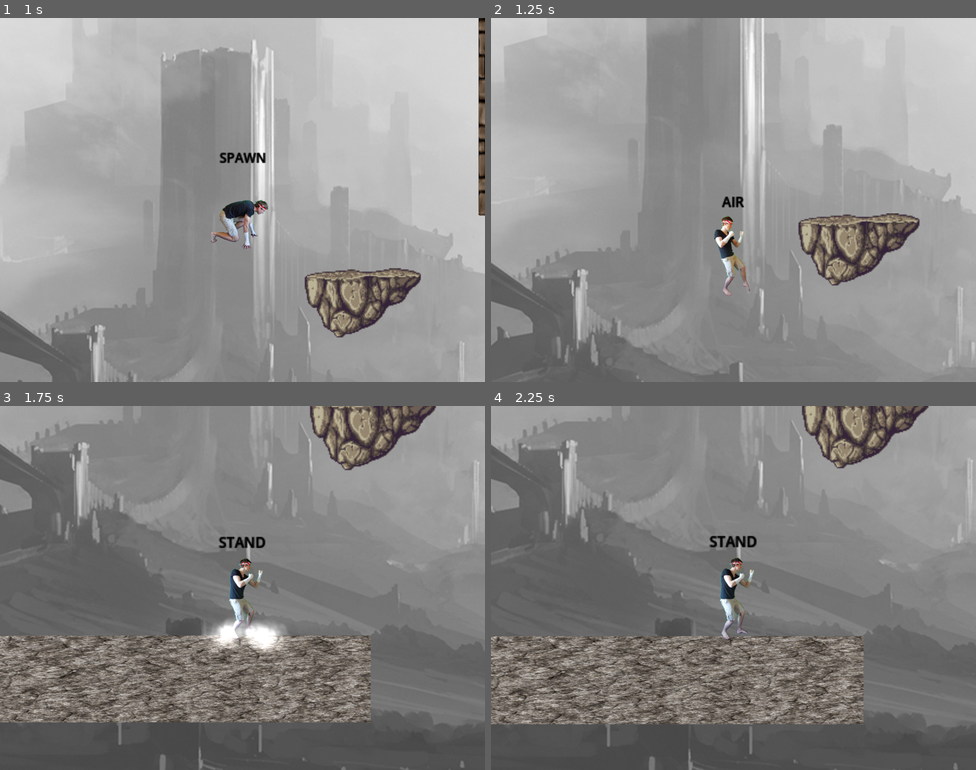
Above: before the commit, frames 1-4 (two rows, left to right).
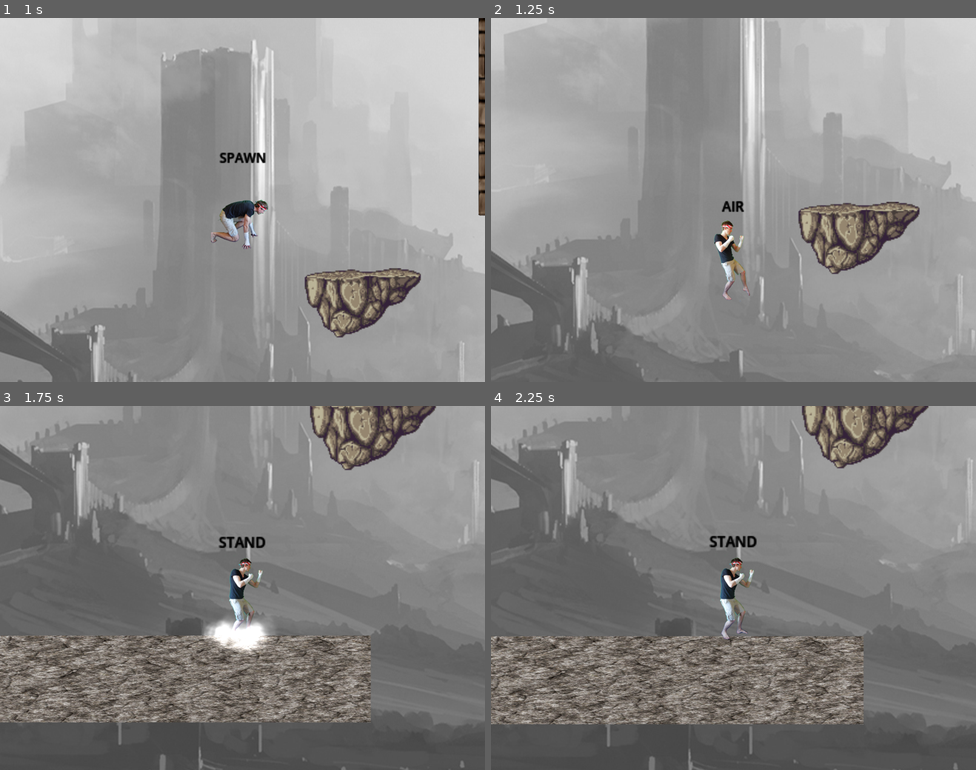
Above: after the commit, the same moments.

Repository: Rolleander/smash
Game: Godot game, scene res://stages/test/test_stage.tscn
Same seed, same stepped clock (60 frames per second), same inputs: the game is played once before the commit and once after it.
Inputs:
- Up to frame 1 (1 s): no input
- Up to frame 2 (1.25 s): no input
- Up to frame 3 (1.75 s): no input
- Up to frame 4 (2.25 s): no input

Frame 1 is identical in both runs. In frame 2, 6.9% of the frame differs, in the area x 0-100%, y 0-100%; in frame 3, 0.9%; in frame 4, nothing differs.

Commit message:
update

Diff:
--- /dev/null
+++ b/effects/wall_bounce.tscn
@@ -0,0 +1,89 @@
+[gd_scene load_steps=8 format=3 uid="uid://5870qt31ffov"]
+
+[ext_resource type="Script" uid="uid://dg8pacsfxaj2o" path="res://effects/v_effect.gd" id="1_af1rv"]
+[ext_resource type="Texture2D" uid="uid://d04fx76qsw5l1" path="res://effects/assets/common/ptc_cmn_flashD01.png" id="2_af1rv"]
+[ext_resource type="AudioStream" uid="uid://dblmssgi15nho" path="res://sounds/fx/Floor Hit.wav" id="3_ahak7"]
+
+[sub_resource type="CanvasItemMaterial" id="CanvasItemMaterial_r1xo2"]
+blend_mode = 1
+
+[sub_resource type="Animation" id="Animation_yp3pf"]
+length = 0.001
+tracks/0/type = "value"
+tracks/0/imported = false
+tracks/0/enabled = true
+tracks/0/path = NodePath("PtcCmnFlashD01:scale")
+tracks/0/interp = 1
+tracks/0/loop_wrap = true
+tracks/0/keys = {
+"times": PackedFloat32Array(0),
+"transitions": PackedFloat32Array(1),
+"update": 0,
+"values": [Vector2(1, 1)]
+}
+tracks/1/type = "value"
+tracks/1/imported = false
+tracks/1/enabled = true
+tracks/1/path = NodePath("PtcCmnFlashD01:modulate")
+tracks/1/interp = 1
+tracks/1/loop_wrap = true
+tracks/1/keys = {
+"times": PackedFloat32Array(0),
+"transitions": PackedFloat32Array(1),
+"update": 0,
+"values": [Color(1, 1, 1, 1)]
+}
+
+[sub_resource type="Animation" id="Animation_1sk05"]
+resource_name = "djump"
+length = 0.5
+tracks/0/type = "value"
+tracks/0/imported = false
+tracks/0/enabled = true
+tracks/0/path = NodePath("PtcCmnFlashD01:scale")
+tracks/0/interp = 1
+tracks/0/loop_wrap = true
+tracks/0/keys = {
+"times": PackedFloat32Array(0, 0.1),
+"transitions": PackedFloat32Array(1, 1),
+"update": 0,
+"values": [Vector2(0.5, 0.5), Vector2(1, 1)]
+}
+tracks/1/type = "value"
+tracks/1/imported = false
+tracks/1/enabled = true
+tracks/1/path = NodePath("PtcCmnFlashD01:modulate")
+tracks/1/interp = 1
+tracks/1/loop_wrap = true
+tracks/1/keys = {
+"times": PackedFloat32Array(0, 0.2),
+"transitions": PackedFloat32Array(1, 1),
+"update": 0,
+"values": [Color(1, 1, 0, 1), Color(1, 1, 1, 0)]
+}
+
+[sub_resource type="AnimationLibrary" id="AnimationLibrary_wgtnm"]
+_data = {
+&"RESET": SubResource("Animation_yp3pf"),
+&"djump": SubResource("Animation_1sk05")
+}
+
+[node name="WallBounce" type="Node2D" node_paths=PackedStringArray("player")]
+script = ExtResource("1_af1rv")
+player = NodePath("AnimationPlayer")
+metadata/_custom_type_script = "uid://dg8pacsfxaj2o"
+
+[node name="PtcCmnFlashD01" type="Sprite2D" parent="."]
+material = SubResource("CanvasItemMaterial_r1xo2")
+position = Vector2(1, -1)
+texture = ExtResource("2_af1rv")
+
+[node name="AnimationPlayer" type="AnimationPlayer" parent="."]
+libraries = {
+&"": SubResource("AnimationLibrary_wgtnm")
+}
+autoplay = "djump"
+
+[node name="AudioStreamPlayer2D" type="AudioStreamPlayer2D" parent="."]
+stream = ExtResource("3_ahak7")
+autoplay = true
--- a/fighters/_global/fighter.gd
+++ b/fighters/_global/fighter.gd
@@ -3,6 +3,9 @@
 @export var sprite: Node2D
 @export var animations: AnimationPlayer
 
+@export var collision: CollisionShape2D
+@export var tumbleCollision: CollisionShape2D
+@export var tumbleSmoke: CPUParticles2D
 @export var rcGroundL: RayCast2D
 @export var rcGroundR: RayCast2D
 @export var rcLedgeGrabF: LedgeScan
@@ -20,12 +23,14 @@
 var hideCamera = false
 var dropFromY = 0
 var facingRight = true
-var percentage = 0
+var percentage = 200
 var stocks = 3
 var knockback = FighterKnockback.new()
 
 var grabbingLedge: Ledge = null
 var regrabPause = 0
+
+var _wallBounce = preload("res://effects/wall_bounce.tscn")
 
 func _ready() -> void:
 	knockback.fighter = self
@@ -150,3 +155,20 @@
 	#check for downwards slope normal
 	if (facingRight && slope_direction.y < 0) || (!facingRight && slope_direction.y > 0):
 		velocity.y = max(15, abs(velocity.x) * abs(slope_direction.y) * 2)
+
+func surfaceBounce(delta: float, slowDownFactor = 0.8):
+	var bounce = move_and_collide(velocity * delta, true, 0.08, true)
+	if bounce:
+		var normal = bounce.get_normal()
+		var vel_dir = velocity.normalized()
+		var impact = abs(vel_dir.dot(normal))
+		# 1 = full head-on, 0 = sliding
+		if impact >= 0.4:
+			velocity = velocity.bounce(normal) * slowDownFactor
+			knockback.hitstun = round(knockback.hitstun * slowDownFactor)
+			var effect = _wallBounce.instantiate()
+			effect.global_position = bounce.get_position()
+			print("impact ", impact)
+			get_tree().get_first_node_in_group("veffects_node").add_child(effect)
+			return true
+	return false
--- a/fighters/_global/knockback.gd
+++ b/fighters/_global/knockback.gd
@@ -4,26 +4,41 @@
 var vdecay = 0
 var knockback = 0
 var hitstun = 0
-var conntected: bool
 var fighter: Fighter
 
 const ratio = 0.04
 
-func apply(angle: float, box: HitboxAttributes):
+func reset():
+	knockback = 0
+	hitstun = 0
+
+func apply(angle: float, box: HitboxAttributes, from: Fighter):
 	var power = _calc_knockback(fighter.percentage, box.damage, fighter.atts.weight, box.knockbackScaling, box.knockbackBase)
 	print("power ", power)
+	angle = _calc_angle(angle, box.angleCalc, from)
+	print("angle ", angle)
 	_throw(
 		_calc_horizontal_velocity(power, angle),
 		_calc_vertical_velocity(power, angle),
 		_calc_horizontal_decay(angle),
 		_calc_vertical_decay(angle)
 	)
-	conntected = true
 	hitstun = _calc_hitstun(power)
 	print("hitstun ", hitstun)
 	knockback = power
-	fighter.stateMachine._transition_to_next_state("HITSTUN")
+	if power >= 18:
+		fighter.stateMachine._transition_to_next_state("TUMBLE")
+	else:
+		fighter.stateMachine._transition_to_next_state("HITSTUN")
 
+func _calc_angle(angle: float, calc: HitboxAttributes.AngleCalc, source: Fighter):
+	match calc:
+		HitboxAttributes.AngleCalc.SET:
+			return angle
+		HitboxAttributes.AngleCalc.AWAY_FROM_PLAYER:
+			return rad_to_deg((fighter.global_position - source.global_position).angle())
+		HitboxAttributes.AngleCalc.TOWARDS_PLAYER:
+			return rad_to_deg((source.global_position - fighter.global_position).angle())
 
 func _calc_knockback(percentage, damage, weight, knockbackScaling, knockbackBase):
 	var p = percentage
@@ -41,30 +56,28 @@
 	fighter.velocity.y = vVelocity
 	self.hdecay = hDecay
 	self.vdecay = vDecay
-	print("throw ", hVelocity," - ", vVelocity, "   ",  hdecay, " - ", vDecay)
+	print("throw ", hVelocity, " - ", vVelocity, "   ", hdecay, " - ", vDecay)
 
-const angleConversion = PI / 180
 const initialV = 30
 
 func _calc_hitstun(power):
 	return floor(power / 0.3 * 0.4)
 
 func _calc_horizontal_decay(angle):
-	var decay = 0.051 * cos(angle * angleConversion)
+	var decay = 0.051 * cos(deg_to_rad(angle))
 	return abs(_round_up(decay) * 1000)
 
 func _calc_vertical_decay(angle):
-	var decay = 0.051 * sin(angle * angleConversion)
+	var decay = 0.051 * sin(deg_to_rad(angle))
 	return abs(_round_up(decay) * 1000)
 
 func _calc_horizontal_velocity(power, angle):
 	var initial = power * initialV
-	return _round_up(initial * cos(angle * angleConversion))
+	return _round_up(initial * cos(deg_to_rad(angle)))
 
 func _calc_vertical_velocity(power, angle):
 	var initial = power * initialV
-	return _round_up(initial * sin(angle * angleConversion))
-
+	return _round_up(initial * sin(deg_to_rad(angle)))
 
 func _round_up(a):
 	return round(a * 100000) / 100000
--- a/fighters/_global/state/state_machine.gd
+++ b/fighters/_global/state/state_machine.gd
@@ -42,9 +42,9 @@
 		state.enter(previous_state_path)
 		fighter.state = state.name
 		_force_set = false
-	fighter.move_and_slide()
 	state.delta = delta
 	state.update(delta)
+	fighter.move_and_slide()
 	state.frame += 1
 
 
--- a/fighters/_hitboxes/hitbox.gd
+++ b/fighters/_hitboxes/hitbox.gd
@@ -29,4 +29,4 @@
 
 func _fighter_hit(fighter: Fighter):
 	fighter.percentage += atts.damage
-	fighter.knockback.apply(angle, atts)
+	fighter.knockback.apply(angle, atts, source)
--- a/fighters/_hitboxes/hitbox_attributes.gd
+++ b/fighters/_hitboxes/hitbox_attributes.gd
@@ -2,6 +2,12 @@
 
 enum Type {
 	NORMAL
+}
+
+enum AngleCalc {
+	SET,
+	AWAY_FROM_PLAYER,
+	TOWARDS_PLAYER
 }
 
 @export var damage = 10
@@ -9,5 +15,5 @@
 @export var knockbackScaling = 2.0
 @export var hitlag = 1
 @export var type = Type.NORMAL
-@export var angleFlipper = 0
+@export var angleCalc = AngleCalc.SET
 @export var detached = false
--- a/fighters/_states/air.gd
+++ b/fighters/_states/air.gd
@@ -13,7 +13,8 @@
 		fighter.fastFall = true
 		Sounds.play(fastFallSound, fighter.global_position, -2, 2)
 
-	air_movement(true)
+	air_movement()
+	check_platforms()
 
 	if CInput.justPressed(fighter, CInput.CTRL.JUMP) and fighter.airJumps < fighter.atts.airJumps:
 		fighter.airJumps += 1
@@ -26,27 +27,30 @@
 		if CInput.pressed(fighter, CInput.CTRL.RIGHT):
 			fighter.velocity.x = fighter.atts.maxAirSpeed
 
-func air_movement(allowTurning = false):
+func air_movement(allowTurning = true, steerFactor = 1.0):
 	if fighter.velocity.y < 0:
 		fighter.dropFromY = fighter.global_position.y
 	if fighter.velocity.y < fighter.atts.fallSpeed:
 		fighter.velocity.y += fighter.atts.fallAcceleration
 		fighter.velocity.y = clamp(fighter.velocity.y, fighter.velocity.y, fighter.atts.fallSpeed)
+	if steerFactor == 0 || !_air_steering(allowTurning, steerFactor):
+		fighter.dampenHorizontalMovement(fighter.atts.airAcceleration / 5.0)
+
+func _air_steering(allowTurning = true, factor = 1.0):
+	if CInput.pressed(fighter, CInput.CTRL.LEFT) and fighter.velocity.x > fighter.atts.maxAirSpeed * -1:
+		fighter.velocity.x -= fighter.atts.airAcceleration
+		if allowTurning:
+			fighter.turn(true)
+		return true
+	if CInput.pressed(fighter, CInput.CTRL.RIGHT) and fighter.velocity.x < fighter.atts.maxAirSpeed:
+		fighter.velocity.x += fighter.atts.airAcceleration
+		if allowTurning:
+			fighter.turn(false)
+		return true
+	return false
+
+func check_platforms():
 	if fighter.velocity.y > 0:
 		fighter.enablePlatformCollision(!fighter.fastFall)
 	elif fighter.velocity.y < 0:
 		fighter.enablePlatformCollision(false)
-
-	if CInput.pressed(fighter, CInput.CTRL.LEFT) and fighter.velocity.x > fighter.atts.maxAirSpeed * -1:
-		fighter.velocity.x -= fighter.atts.airAcceleration
-		if allowTurning:
-			fighter.turn(true)
-	if CInput.pressed(fighter, CInput.CTRL.RIGHT) and fighter.velocity.x < fighter.atts.maxAirSpeed:
-		fighter.velocity.x += fighter.atts.airAcceleration
-		if allowTurning:
-			fighter.turn(false)
-	if not CInput.pressed(fighter, CInput.CTRL.LEFT) and not CInput.pressed(fighter, CInput.CTRL.RIGHT):
-		if fighter.velocity.x < 0:
-			fighter.velocity.x += fighter.atts.airAcceleration / 5.0
-		elif fighter.velocity.x > 0:
-			fighter.velocity.x -= fighter.atts.airAcceleration / 5.0
--- a/fighters/_states/hitstun.gd
+++ b/fighters/_states/hitstun.gd
@@ -1,28 +1,26 @@
 class_name HITSTUN extends State
 
+var bounced = false
+var tumbling = false
+
 func enter(previous_state_path: String):
-	_check_bounce(delta)
+	bounced = false
+	fighter.animation("HITSTUN", true)
 
-const bounceFactor = 0.8
-
-func _check_bounce(delta : float):
-	if fighter.knockback.knockback <3:
-		return
-	var bounce = fighter.move_and_collide(fighter.velocity * delta, true, 0.08, true)
-	if bounce:
-		fighter.velocity = fighter.velocity.bounce(bounce.get_normal())  * bounceFactor
-		fighter.knockback.hitstun = round(fighter.knockback.hitstun * bounceFactor)
+func exit() -> void:
+	fighter.knockback.reset()
 
 func update(delta: float):
-	_check_bounce(delta)
-	if fighter.velocity.x >0:
-		fighter.velocity.x -= fighter.knockback.hdecay * 0.5
-		fighter.velocity.x = max(0, fighter.velocity.x)
-	elif fighter.velocity.x < 0:
-		fighter.velocity.x += fighter.knockback.hdecay * 0.5
-		fighter.velocity.x = min(0, fighter.velocity.x)
-	if fighter.velocity.y < 0:
-		fighter.velocity.y += fighter.knockback.vdecay * 0.5
-		fighter.velocity.y = min(0, fighter.velocity.y)
+	if fighter.knockback.knockback >= 3:
+		if fighter.surfaceBounce(delta, 0.8):
+			bounced = true
+	if bounced:
+		fighter.dampenHorizontalMovement(fighter.atts.airAcceleration / 5.0)
+	else:
+		fighter.dampenHorizontalMovement(fighter.knockback.hdecay * 0.5)
+		if fighter.velocity.y < 0:
+			fighter.velocity.y += fighter.knockback.vdecay * 0.5
+			fighter.velocity.y = min(0, fighter.velocity.y)
+
 	if frame >= fighter.knockback.hitstun:
-		return next("AIR")
+		next("AIR")
--- a/fighters/_states/ko.gd
+++ b/fighters/_states/ko.gd
@@ -2,7 +2,7 @@
 
 func enter(previous_state_path: String):
 	fighter.alive = false
-	fighter.visible = false
+	fighter.sprite.visible = false
 	fighter.velocity = Vector2(0, 0)
 
 func update(_delta: float):
--- a/fighters/_states/spawn.gd
+++ b/fighters/_states/spawn.gd
@@ -4,11 +4,16 @@
 
 func enter(previous_state_path: String):
 	Sounds.play(sound, fighter.global_position)
-	fighter.visible = true
+	fighter.sprite.visible = true
 	fighter.alive = true
 	fighter.hideCamera = false
-	fighter.position = Vector2(0, 0)
+	fighter.rotation = 0
+	fighter.global_position = Vector2(0, 0)
+	fighter.tumbleSmoke.emitting = false
+
 
 func update(_delta: float):
 	if frame == 60:
 		next("AIR")
+		fighter.collision.set_deferred("disabled", false)
+		fighter.tumbleCollision.set_deferred("disabled", true)
--- /dev/null
+++ b/fighters/_states/tumble.gd
@@ -0,0 +1,48 @@
+class_name TUMBLE extends AIR
+
+var rotateSpeed = 0.0
+
+func enter(previous_state_path: String):
+	fighter.dropFromY = fighter.global_position.y
+	fighter.enablePlatformCollision(false)
+	fighter.collision.set_deferred("disabled", true)
+	fighter.tumbleCollision.set_deferred("disabled", false)
+	fighter.tumbleSmoke.amount = min(200, round(fighter.knockback.knockback * 3))
+	fighter.tumbleSmoke.emitting = true
+	fighter.fastFall = false
+	var rotateRight = fighter.velocity.x > 0
+	rotateSpeed = min(fighter.knockback.knockback * 1.5, 30)
+	if !rotateRight:
+		rotateSpeed *= -1
+	print("enter tumble ", rotateSpeed)
+	fighter.animation("TUMBLE", true)
+
+func exit() -> void:
+	fighter.knockback.reset()
+	fighter.collision.set_deferred("disabled", false)
+	fighter.tumbleCollision.set_deferred("disabled", true)
+	fighter.tumbleSmoke.emitting = false
+
+func endTumble():
+	fighter.rotation = 0
+	next("LANDING")
+
+func reduceRotation():
+	pass
+	#rotateSpeed *= 0.5
+	#if abs(rotateSpeed) < 0.5:
+		#rotateSpeed = 0
+
+func update(delta: float):
+	fighter.rotation += rotateSpeed * delta
+	if frame < fighter.knockback.hitstun:
+		if fighter.surfaceBounce(delta, 0.8):
+			reduceRotation()
+		air_movement(false, 0)
+		return
+
+	if fighter.surfaceBounce(delta, 0.6):
+		reduceRotation()
+	air_movement(false, 0.5)
+	if fighter.velocity.length() <= fighter.atts.fallAcceleration * 4:
+		endTumble()
--- a/fighters/rob/rob.tscn
+++ b/fighters/rob/rob.tscn
@@ -29,6 +29,19 @@
 [ext_resource type="Script" uid="uid://bxyupbll7v46a" path="res://fighters/_global/ledge_scan.gd" id="25_aqnwf"]
 [ext_resource type="PackedScene" uid="uid://b8rhaa8fv4mdc" path="res://fighters/_hitboxes/hitbox_pool.tscn" id="26_7np10"]
 [ext_resource type="Script" uid="uid://ddij2qopeccv4" path="res://fighters/_states/hitstun.gd" id="27_tf6b7"]
+[ext_resource type="Script" uid="uid://cxg1jun1bwwpi" path="res://fighters/_states/tumble.gd" id="28_13lek"]
+[ext_resource type="Texture2D" uid="uid://lqt76p8owsid" path="res://effects/assets/common/ptc_cmn_smokeB.png" id="31_s6tx8"]
+
+[sub_resource type="CanvasItemMaterial" id="CanvasItemMaterial_s6tx8"]
+blend_mode = 1
+
+[sub_resource type="Curve" id="Curve_c6kbh"]
+_data = [Vector2(0, 0.222296), 0.0, 0.0, 0, 0, Vector2(1, 1), 0.0, 0.0, 0, 0]
+point_count = 2
+
+[sub_resource type="Gradient" id="Gradient_5b2vd"]
+offsets = PackedFloat32Array(0, 0.981873)
+colors = PackedColorArray(0.47788, 0.47788, 0.47788, 1, 0.377919, 0.377919, 0.377919, 0)
 
 [sub_resource type="Animation" id="Animation_vp2n1"]
 resource_name = "AIR"
@@ -67,7 +80,7 @@
 knockbackScaling = 2.0
 hitlag = 1
 type = 0
-angleFlipper = 0
+angleCalc = 1
 detached = false
 metadata/_custom_type_script = "uid://c1lifl0lw2ftt"
 
@@ -405,15 +418,77 @@
 "values": [1, 0, 2, 3]
 }
 
+[sub_resource type="Animation" id="Animation_tf6b7"]
+resource_name = "HITSTUN"
+length = 0.166669
+loop_mode = 1
+step = 0.0166667
+tracks/0/type = "value"
+tracks/0/imported = false
+tracks/0/enabled = true
+tracks/0/path = NodePath("AnimatedSprite2D:animation")
+tracks/0/interp = 1
+tracks/0/loop_wrap = true
+tracks/0/keys = {
+"times": PackedFloat32Array(0),
+"transitions": PackedFloat32Array(1),
+"update": 1,
+"values": [&"HITSTUN"]
+}
+tracks/1/type = "value"
+tracks/1/imported = false
+tracks/1/enabled = true
+tracks/1/path = NodePath("AnimatedSprite2D:frame")
+tracks/1/interp = 1
+tracks/1/loop_wrap = true
+tracks/1/keys = {
+"times": PackedFloat32Array(0),
+"transitions": PackedFloat32Array(1),
+"update": 1,
+"values": [0]
+}
+
+[sub_resource type="Animation" id="Animation_13lek"]
+resource_name = "TUMBLE"
+length = 0.166669
+loop_mode = 1
+step = 0.0166667
+tracks/0/type = "value"
+tracks/0/imported = false
+tracks/0/enabled = true
+tracks/0/path = NodePath("AnimatedSprite2D:animation")
+tracks/0/interp = 1
+tracks/0/loop_wrap = true
+tracks/0/keys = {
+"times": PackedFloat32Array(0),
+"transitions": PackedFloat32Array(1),
+"update": 1,
+"values": [&"TUMBLE"]
+}
+tracks/1/type = "value"
+tracks/1/imported = false
+tracks/1/enabled = true
+tracks/1/path = NodePath("AnimatedSprite2D:frame")
+tracks/1/interp = 1
+tracks/1/loop_wrap = true
+tracks/1/keys = {
+"times": PackedFloat32Array(0),
+"transitions": PackedFloat32Array(1),
+"update": 1,
+"values": [0]
+}
+
 [sub_resource type="AnimationLibrary" id="AnimationLibrary_lldjf"]
 _data = {
 &"AIR": SubResource("Animation_vp2n1"),
 &"ATTACK": SubResource("Animation_k7j77"),
 &"DASH": SubResource("Animation_7np10"),
+&"HITSTUN": SubResource("Animation_tf6b7"),
 &"IDLE": SubResource("Animation_8gid5"),
 &"JUMP": SubResource("Animation_nkdak"),
 &"LEDGE_HOLD": SubResource("Animation_aqnwf"),
 &"RESET": SubResource("Animation_w0mty"),
+&"TUMBLE": SubResource("Animation_13lek"),
 &"WALK": SubResource("Animation_jn7bj")
 }
 
@@ -429,6 +504,10 @@
 atlas = ExtResource("1_yc6ev")
 region = Rect2(1800, 0, 300, 300)
 
+[sub_resource type="AtlasTexture" id="AtlasTexture_tf6b7"]
+atlas = ExtResource("1_yc6ev")
+region = Rect2(0, 600, 300, 300)
+
 [sub_resource type="AtlasTexture" id="AtlasTexture_4uef7"]
 atlas = ExtResource("1_yc6ev")
 region = Rect2(300, 0, 300, 300)
@@ -444,6 +523,10 @@
 [sub_resource type="AtlasTexture" id="AtlasTexture_7np10"]
 atlas = ExtResource("1_yc6ev")
 region = Rect2(900, 600, 300, 300)
+
+[sub_resource type="AtlasTexture" id="AtlasTexture_13lek"]
+atlas = ExtResource("1_yc6ev")
+region = Rect2(300, 600, 300, 300)
 
 [sub_resource type="AtlasTexture" id="AtlasTexture_vp2n1"]
 atlas = ExtResource("1_yc6ev")
@@ -489,6 +572,14 @@
 }, {
 "frames": [{
 "duration": 1.0,
+"texture": SubResource("AtlasTexture_tf6b7")
+}],
+"loop": true,
+"name": &"HITSTUN",
+"speed": 5.0
+}, {
+"frames": [{
+"duration": 1.0,
 "texture": SubResource("AtlasTexture_4uef7")
 }, {
 "duration": 1.0,
@@ -512,6 +603,14 @@
 }],
 "loop": true,
 "name": &"LEDGE_HOLD",
+"speed": 5.0
+}, {
+"frames": [{
+"duration": 1.0,
+"texture": SubResource("AtlasTexture_13lek")
+}],
+"loop": true,
+"name": &"TUMBLE",
 "speed": 5.0
 }, {
 "frames": [{
@@ -536,17 +635,23 @@
 radius = 12.0
 height = 64.0
 
+[sub_resource type="CircleShape2D" id="CircleShape2D_13lek"]
+radius = 25.0
+
 [sub_resource type="LabelSettings" id="LabelSettings_nkdak"]
 font_size = 12
 font_color = Color(0, 0, 0, 1)
 
-[node name="Rob" type="CharacterBody2D" node_paths=PackedStringArray("sprite", "animations", "rcGroundL", "rcGroundR", "rcLedgeGrabF", "rcLedgeGrabB", "stateMachine")]
+[node name="Rob" type="CharacterBody2D" node_paths=PackedStringArray("sprite", "animations", "collision", "tumbleCollision", "tumbleSmoke", "rcGroundL", "rcGroundR", "rcLedgeGrabF", "rcLedgeGrabB", "stateMachine")]
 collision_mask = 6
 platform_floor_layers = 4294901766
 platform_wall_layers = 2
 script = ExtResource("1_4uef7")
 sprite = NodePath("AnimatedSprite2D")
 animations = NodePath("AnimationPlayer")
+collision = NodePath("Collision")
+tumbleCollision = NodePath("TumbleCollision")
+tumbleSmoke = NodePath("TumbleSmoke")
 rcGroundL = NodePath("GroundL")
 rcGroundR = NodePath("GroundR")
 rcLedgeGrabF = NodePath("Ledge_Grab_F")
@@ -554,6 +659,21 @@
 stateMachine = NodePath("StateMachine")
 atts = ExtResource("2_tigya")
 
+[node name="TumbleSmoke" type="CPUParticles2D" parent="."]
+material = SubResource("CanvasItemMaterial_s6tx8")
+emitting = false
+amount = 50
+texture = ExtResource("31_s6tx8")
+lifetime = 0.5
+emission_shape = 1
+emission_sphere_radius = 14.2
+gravity = Vector2(0, 0)
+angle_min = -297.5
+angle_max = 432.7
+scale_amount_min = 0.4
+scale_amount_curve = SubResource("Curve_c6kbh")
+color_ramp = SubResource("Gradient_5b2vd")
+
 [node name="AnimationPlayer" type="AnimationPlayer" parent="."]
 libraries = {
 &"": SubResource("AnimationLibrary_lldjf")
@@ -567,6 +687,10 @@
 [node name="Collision" type="CollisionShape2D" parent="."]
 position = Vector2(0, 7)
 shape = SubResource("CapsuleShape2D_4uef7")
+
+[node name="TumbleCollision" type="CollisionShape2D" parent="."]
+shape = SubResource("CircleShape2D_13lek")
+disabled = true
 
 [node name="GroundL" type="RayCast2D" parent="."]
 position = Vector2(-10, 31)
@@ -671,6 +795,10 @@
 [node name="HITSTUN" type="Node" parent="StateMachine"]
 script = ExtResource("27_tf6b7")
 metadata/_custom_type_script = "uid://ddij2qopeccv4"
+
+[node name="TUMBLE" type="Node" parent="StateMachine"]
+script = ExtResource("28_13lek")
+metadata/_custom_type_script = "uid://cxg1jun1bwwpi"
 
 [node name="Label" type="Label" parent="."]
 offset_left = -83.0
--- /dev/null
+++ b/smoke.gdshader
@@ -0,0 +1,18 @@
+shader_type canvas_item;
+
+void fragment() {
+	vec4 tex = texture(TEXTURE, UV);
+
+	// Get grayscale brightness (assuming grayscale texture)
+	float brightness = tex.r;
+
+	// Strengthen alpha: make dark pixels even more transparent
+	// Use a curve to bias transparency toward dark
+	float alpha = pow(brightness, 2.5); // ← tweak this for softness
+
+	// Invert brightness to get smoke color (white → black)
+	vec3 smoke_color = vec3(1.0 - brightness);
+
+	// Multiply color with alpha to maintain smooth fade
+	COLOR = vec4(smoke_color * alpha, alpha * 0.5);
+}
--- a/stages/_global/stage.gd
+++ b/stages/_global/stage.gd
@@ -12,6 +12,8 @@
 func _on_blastzone_body_entered(node: Node2D) -> void:
 	if node is Fighter:
 		var fighter = node as Fighter
+		if !fighter.alive:
+			return
 		var effect = koVF.instantiate()
 		effect.global_position = fighter.global_position
 		effect.rotation = fighter.velocity.angle() + PI
@@ -19,3 +21,5 @@
 		effect.rotation -= PI / 2
 		get_tree().get_first_node_in_group("veffects_node").add_child(effect)
 		fighter.stateMachine.force_state("KO")
+		fighter.collision.disabled = true
+		fighter.tumbleCollision.disabled = true
Not shown, added: fighters/_states/tumble.gd.uid
Not shown: 1 places in fighters/rob/rob.tscn that only renumber resources
Not shown, added: smoke.gdshader.uid
